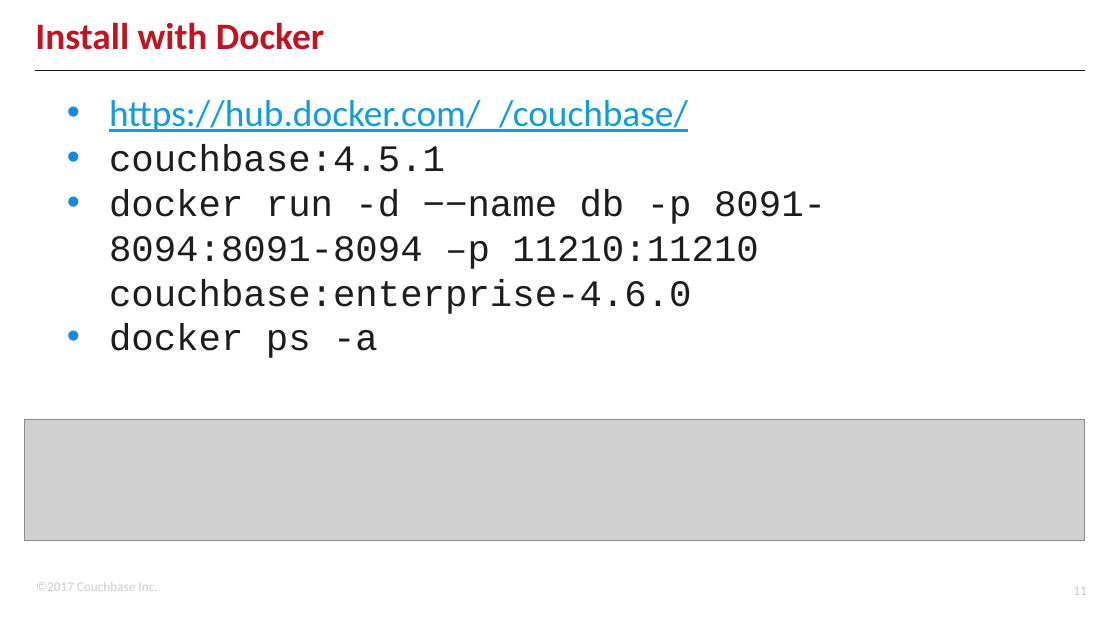
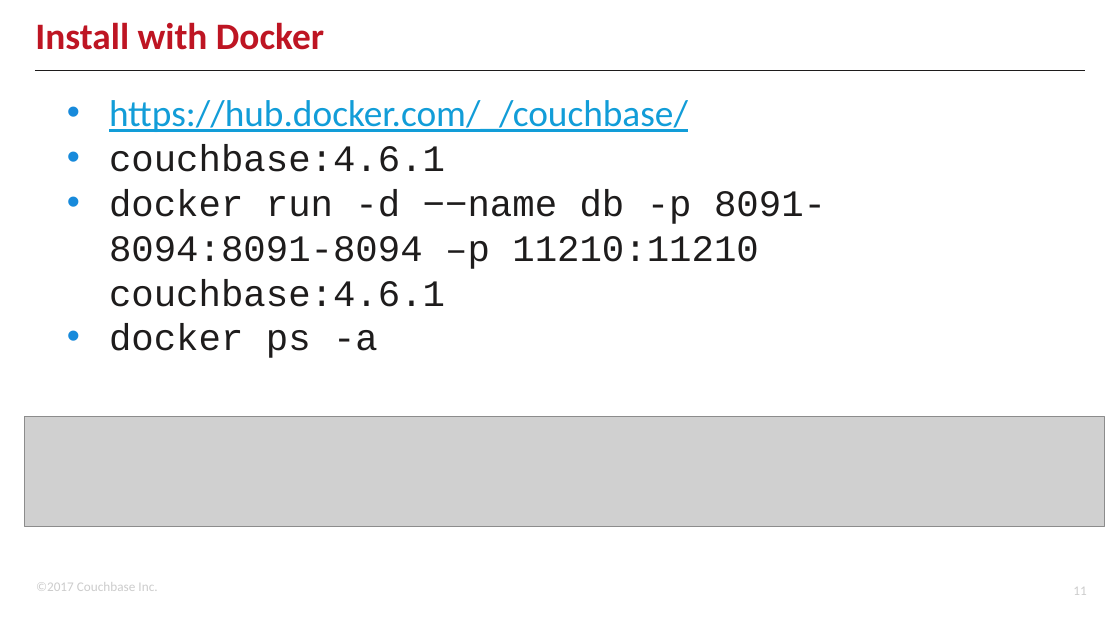
Before and after one commit to couchbaselabs/aspnet-nosql-workshop, a slide deck: slide 11 of 01/01.pptx. Drawn at 1120x630 pixels with LibreOffice and Linux fonts; fonts in the diff are those of the drawing; grey boxes stand for pictures; background and template pictures are left out. Boxes give left, top, right and bottom in pixels: in the first picture for what was removed or moved away, otherwise in the second. Text is boxed around its words. In the diff, an @@ line names an element or a change of style, - is before the commit and + after.

```diff
--- a/01/01.pptx
+++ b/01/01.pptx
@@ text at (x1=109, y1=145, x2=826, y2=307): text changed @@
-• couchbase:4.5.1
-• docker run -d −−name db -p 8091-8094:8091-8094 –p 11210:11210 couchbase:enterprise-4.6.0
+• couchbase:4.6.1
+• docker run -d −−name db -p 8091-8094:8091-8094 –p 11210:11210 couchbase:4.6.1
@@ picture resized from (x1=25, y1=419, x2=1085, y2=540) to (x1=25, y1=417, x2=1105, y2=526) @@
```
Also in this commit, not shown: 5 other slides changed, 1 slide added, 1 other file.
